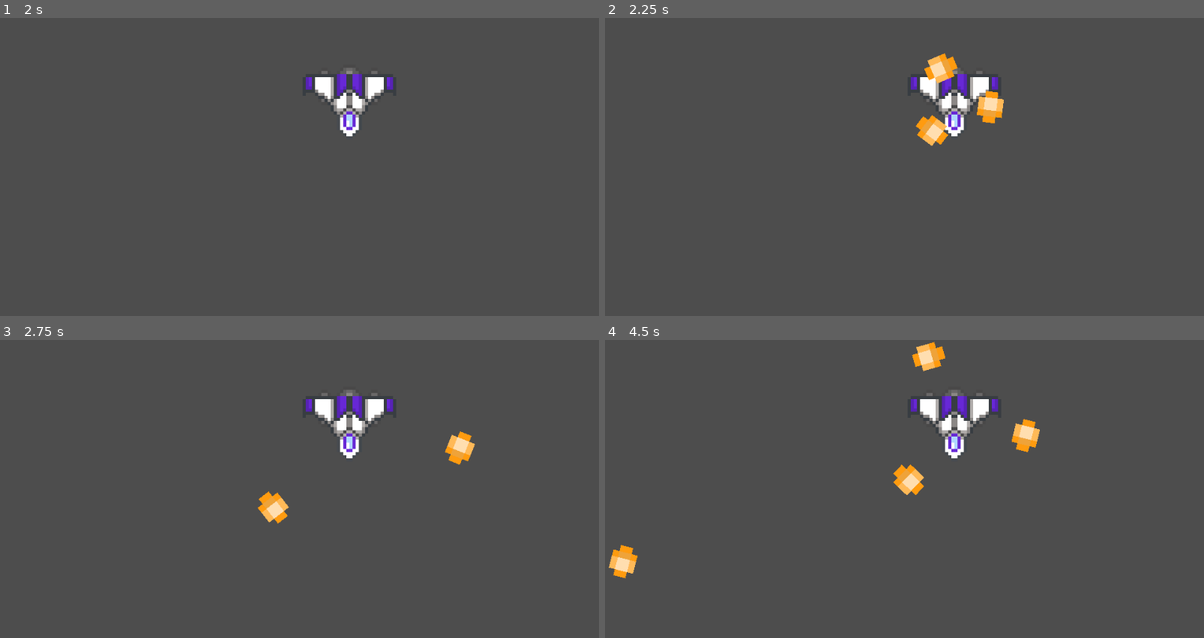
Above: before the commit, frames 1-4 (two rows, left to right).
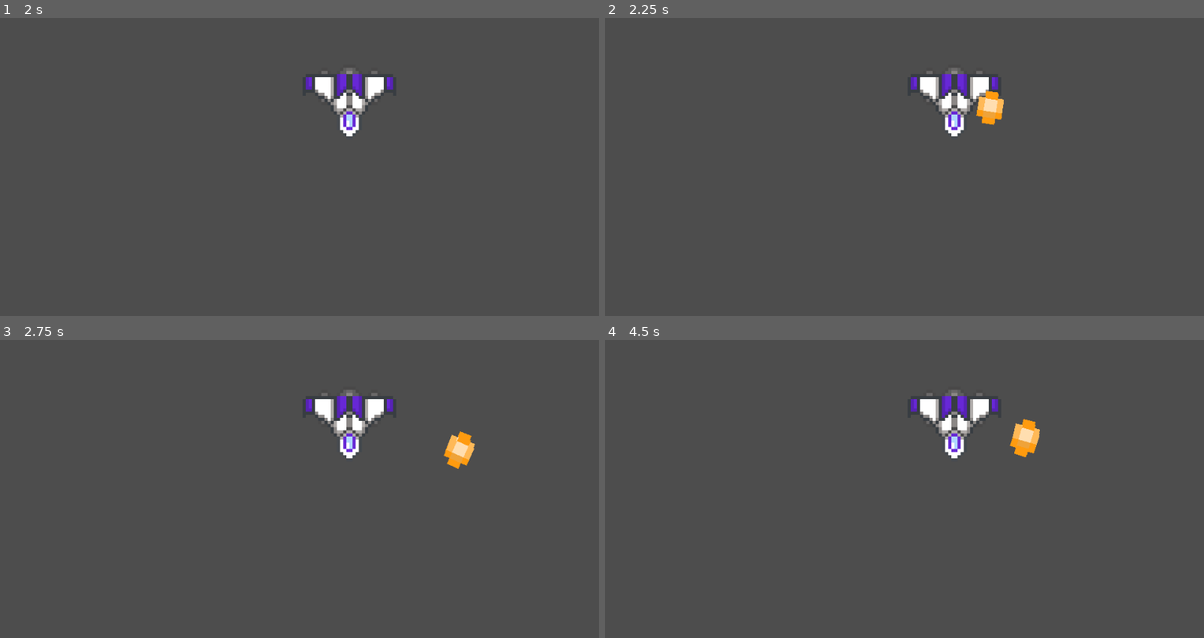
Above: after the commit, the same moments.

Repository: matias0621/Bullet-Hell
Game: Godot game, scene res://Scene/world.tscn
Two runs of this game, one before a commit and one after it. Both use one fixed random seed, a clock stepped at 60 frames per second and the inputs below.
Inputs:
- Up to frame 1 (2 s): tap Enter at 0.5 s; hold D (right) 0.53-1.28 s; tap Space at 1.25 s; hold S (down) from 1.28 s (still down)
- Up to frame 2 (2.25 s): tap Enter at 2 s; release S (down) at 2.03 s; hold D (right) from 2.03 s (still down)
- Up to frame 3 (2.75 s): keep holding D (right)
- Up to frame 4 (4.5 s): release D (right) at 2.78 s; hold W (up) 2.78-3.53 s; hold A (left) from 3.53 s (still down)

Frame 1 is identical in both runs. In frame 2, 0.8% of the frame differs, in the area x 51-67%, y 11-43%; in frame 3, 0.6%; in frame 4, 1.3%, in the area x 0-73%, y 0-81%.

Commit message:
small change

Diff:
--- a/Script/bullet_controller.gd
+++ b/Script/bullet_controller.gd
@@ -12,7 +12,7 @@
 func _process(delta: float) -> void:
 	time += delta
 	if time >= time_wait:
-		test_with_radians()
+		diagonal_parttern()
 		time = 0
 
 func get_rotation_with_radians() -> float:
@@ -44,8 +44,8 @@
 		bullet.increment_rotation = 0.5
 		get_tree().root.add_child(bullet)
 		list_bullet.append(bullet)
-		rotate += get_rotation_for_bullet()
-		if rotate > 180 and amount_bullet != 1: rotate *= -1
+		rotate = get_rotation_with_radians() * i
+		#if rotate > 180 and amount_bullet != 1: rotate *= -1
 
 	for i in range(0, list_bullet.size()):
 		list_bullet[i].advance = true
@@ -60,8 +60,8 @@
 		bullet.position = self.position
 		get_tree().root.add_child(bullet)
 		list_bullet.append(bullet)
-		rotate += get_rotation_for_bullet()
-		if rotate > 180 and amount_bullet != 1: rotate *= -1
+		rotate += get_rotation_with_radians()
+		#if rotate > 180 and amount_bullet != 1: rotate *= -1
 
 	for i in range(0, list_bullet.size()):
 		list_bullet[i].advance = true
--- /dev/null
+++ b/Script/new_bullet_controller.gd
@@ -0,0 +1 @@
+extends Node
Not shown, added: Script/new_bullet_controller.gd.uid
